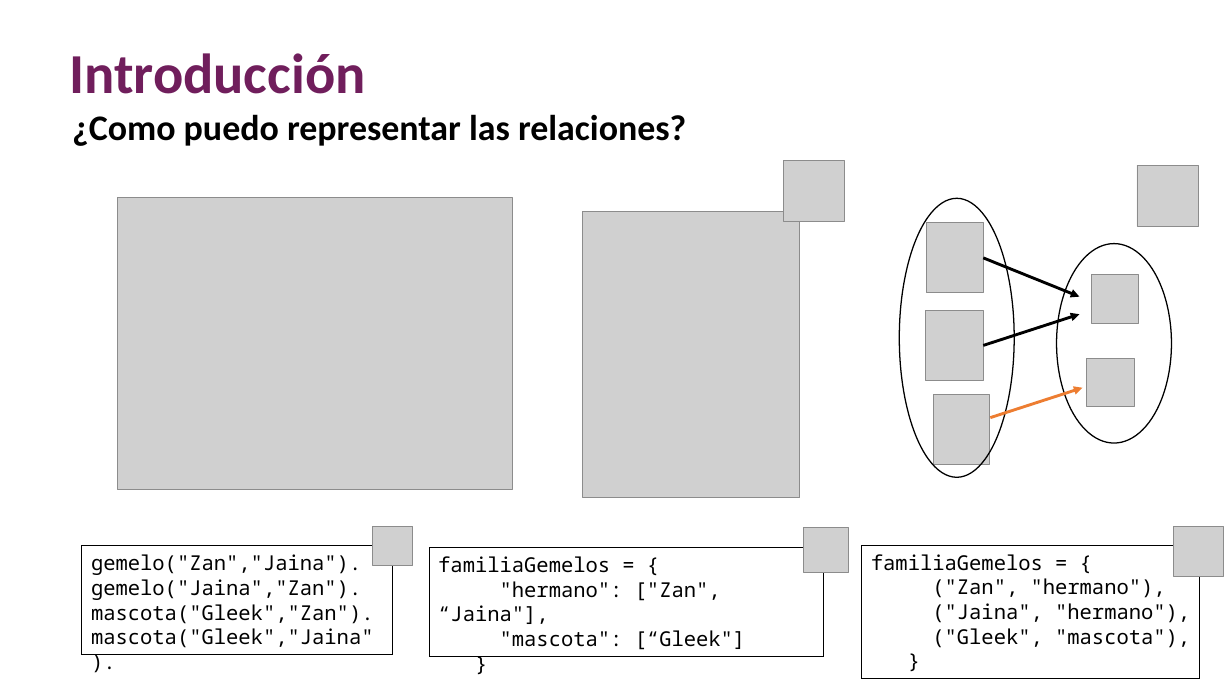
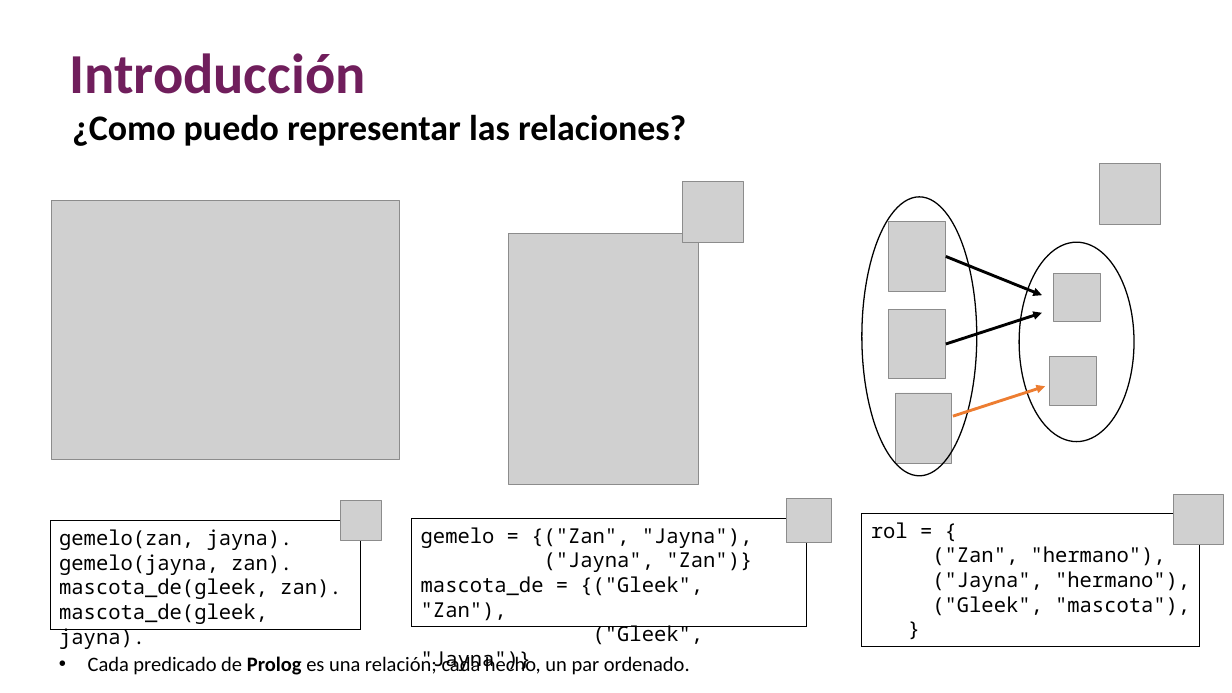
Before and after one commit to discretas1-udea/apuntes_clases_2026-2, a slide deck: slide 5 of clase-15/apuntes_clase15.pptx. Drawn at 1232x693 pixels with LibreOffice and Linux fonts; fonts in the diff are those of the drawing; grey boxes stand for pictures. Boxes give left, top, right and bottom in pixels: in the first picture for what was removed or moved away, otherwise in the second. Text is boxed around its words. In the diff, an @@ line names an element or a change of style, - is before the commit and + after.

```diff
--- a/clase-15/apuntes_clase15.pptx
+++ b/clase-15/apuntes_clase15.pptx
@@ picture: place and size @@
-picture at (117,197,512,490)
+picture at (52,201,400,459)
@@ picture: place and size @@
-picture at (784,161,845,222)
+picture at (682,182,743,243)
@@ picture: place and size @@
-picture at (583,212,800,498)
+picture at (508,233,699,484)
@@ 3 pictures, 2 ellipses, 2 arrows: place and size @@
-3 pictures, 2 ellipses, 2 arrows at (899,199,1171,478)
+3 pictures, 2 ellipses, 2 arrows at (862,197,1134,476)
@@ 3 pictures, 1 arrow: place and size @@
-3 pictures, 1 arrow at (927,165,1199,418)
+3 pictures, 1 arrow at (889,164,1161,416)
@@ picture: place and size @@
-picture at (372,526,413,566)
+picture at (341,501,382,541)
@@ picture: place and size @@
-picture at (804,528,849,572)
+picture at (787,498,832,543)
@@ picture: place and size @@
-picture at (1174,527,1224,577)
+picture at (1174,494,1224,544)
@@ rectangle "gemelo(zan, jayna).": place and size @@
-rectangle "gemelo(zan, jayna)." at (82,546,393,655)
+rectangle "gemelo(zan, jayna)." at (50,520,360,629)
@@ text in rectangle at (59,529,341,624): text changed @@
-gemelo("Zan","Jaina").
-gemelo("Jaina","Zan").
-mascota("Gleek","Zan").
-mascota("Gleek","Jaina").
+gemelo(zan, jayna).
+gemelo(jayna, zan).
+mascota_de(gleek, zan).
+mascota_de(gleek, jayna).
@@ rectangle "gemelo = {("Zan", "Jayna"),": place and size @@
-rectangle "gemelo = {("Zan", "Jayna")," at (429,548,823,657)
+rectangle "gemelo = {("Zan", "Jayna")," at (412,518,807,628)
@@ text in rectangle at (421,527,753,672): text changed @@
-familiaGemelos = {
-"hermano": ["Zan", “Jaina"],
-"mascota": [“Gleek"]
-}
+gemelo = {("Zan", "Jayna"),
+("Jayna", "Zan")}
+mascota_de = {("Gleek", "Zan"),
+("Gleek", "Jayna")}
@@ rectangle "rol = {": place and size @@
-rectangle "rol = {" at (862,545,1201,679)
+rectangle "rol = {" at (862,513,1201,647)
@@ text in rectangle at (871,522,908,539): text changed @@
-familiaGemelos = {
+rol = {
@@ text in rectangle at (932,571,1190,592): text changed @@
-("Jaina", "hermano"),
+("Jayna", "hermano"),
@@ text added at (88,654,690,675), 16 pt, text #000000 @@
+• Cada predicado de Prolog es una relación; cada hecho, un par ordenado.
```
Also in this commit, not shown: 27 other slides changed, 5 slides added, 5 slides removed, 5 other files.
